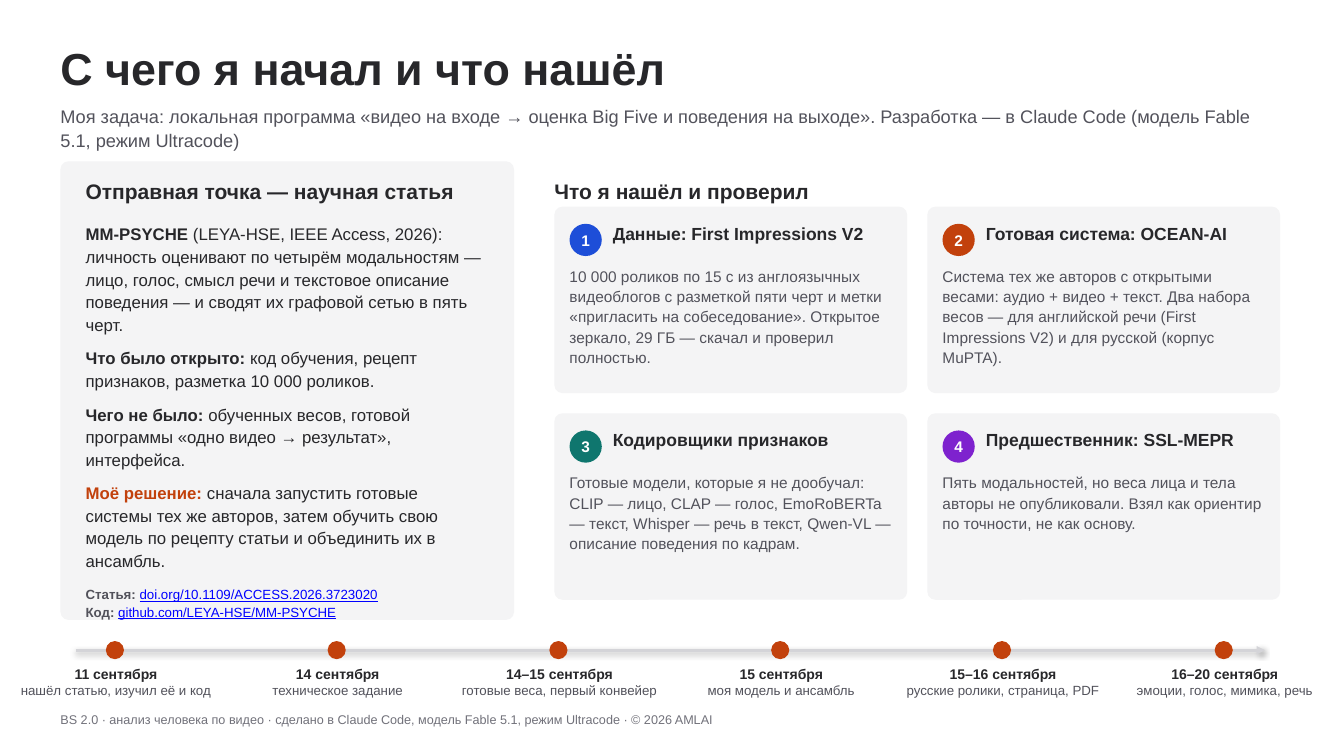
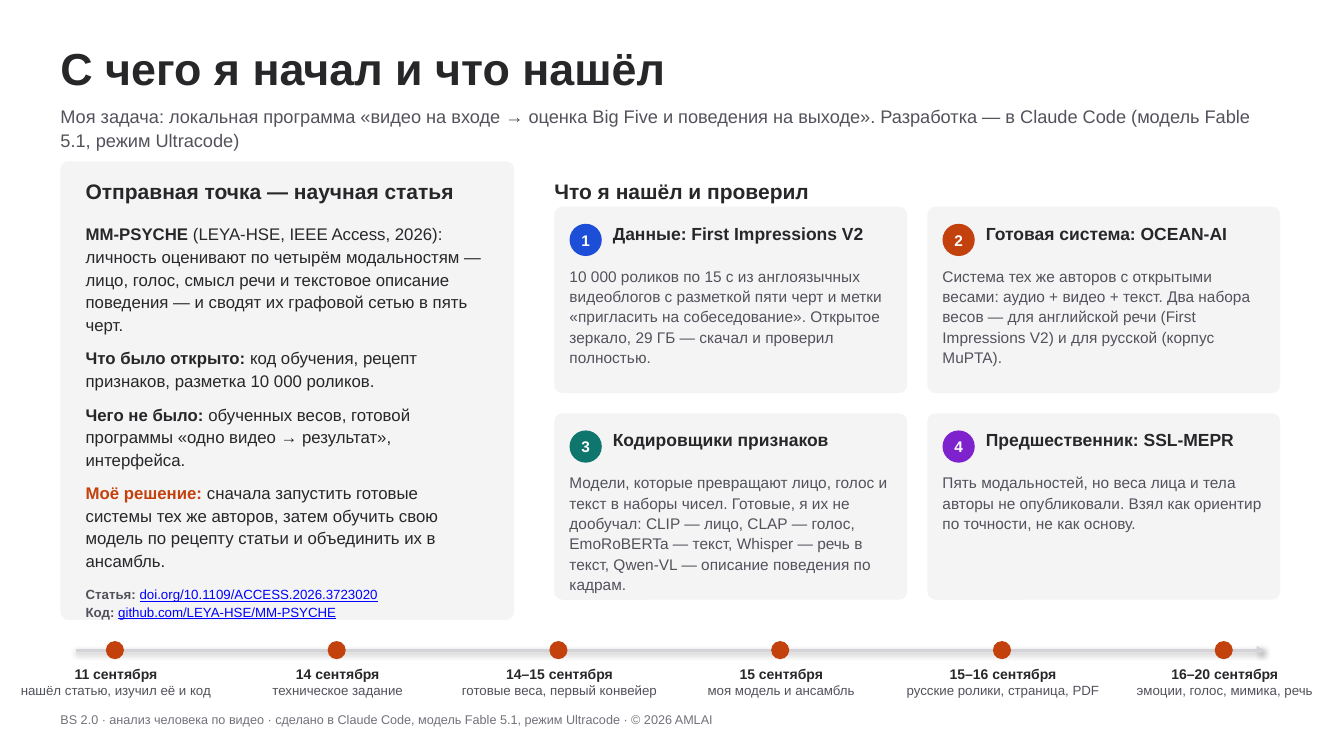
Before and after one commit to AML1969/bigfive-video, a slide deck: slide 1 of BS2_проект_5_слайдов.pptx. Drawn at 1344x756 pixels with LibreOffice and Linux fonts; fonts in the diff are those of the drawing. Boxes give left, top, right and bottom in pixels: in the first picture for what was removed or moved away, otherwise in the second. Text is boxed around its words. In the diff, an @@ line names an element or a change of style, - is before the commit and + after.

```diff
--- a/BS2_проект_5_слайдов.pptx
+++ b/BS2_проект_5_слайдов.pptx
@@ text at bbox=[569, 477, 888, 593]: text changed @@
-Готовые модели, которые я не дообучал: CLIP — лицо, CLAP — голос, EmoRoBERTa — текст, Whisper — речь в текст, Qwen-VL — описание поведения по кадрам.
+Модели, которые превращают лицо, голос и текст в наборы чисел. Готовые, я их не дообучал: CLIP — лицо, CLAP — голос, EmoRoBERTa — текст, Whisper — речь в текст, Qwen-VL — описание поведения по кадрам.
```
Also in this commit, not shown: 2 other slides changed.
